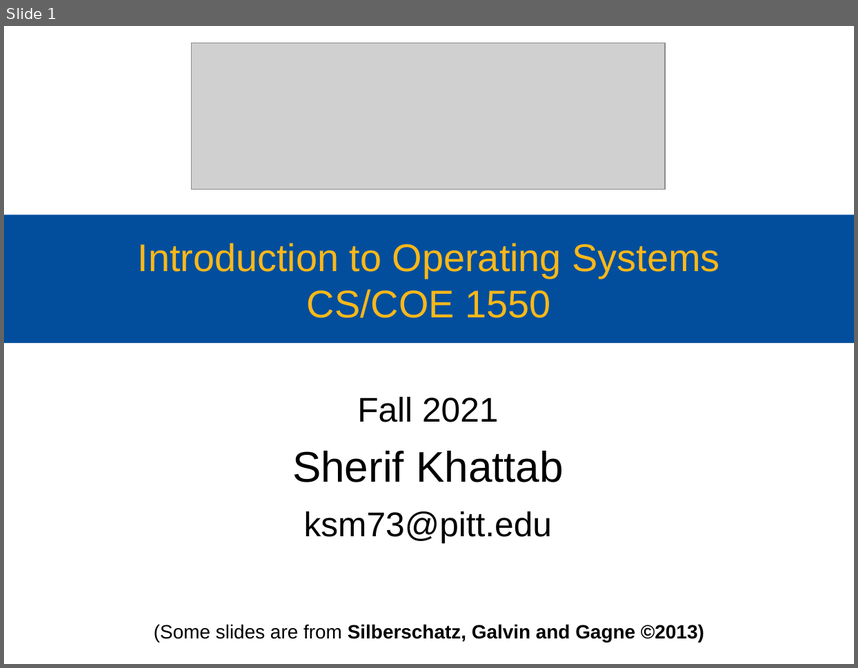
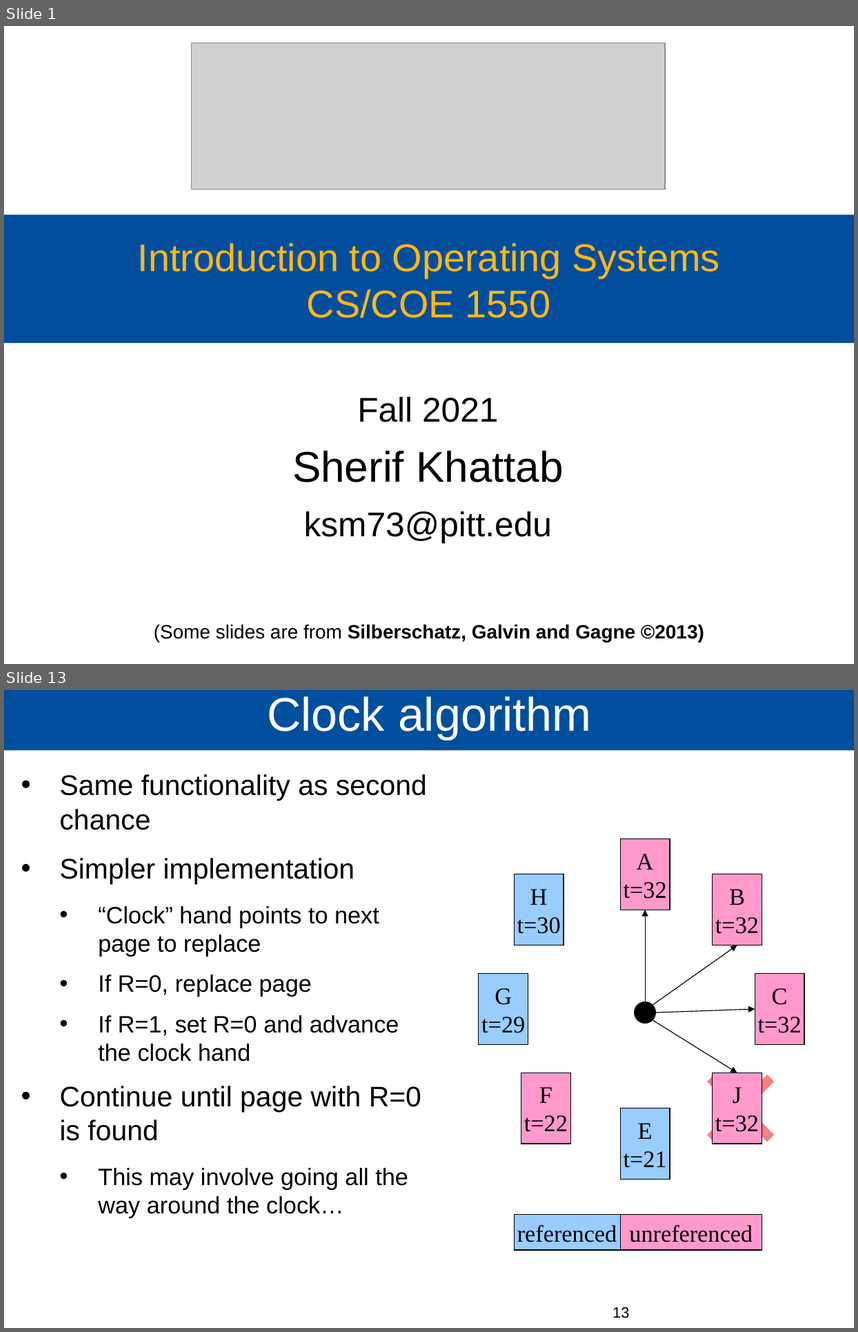
Before and after one commit to cs1550-2224/cs1550-code-handouts, a slide deck: DraftSlides/Lecture16.pptx. Shown one above the other, each under a label of ours: slide 1 before the commit, slides 1 and 13 after it; the slides between them are not shown. The pictures are 858x668 and 858x1332 pixels, drawn with LibreOffice and Linux fonts; fonts in the diff are those of the drawing; grey boxes stand for pictures. Boxes give left, top, right and bottom in pixels: in the first picture for what was removed or moved away, otherwise in the second. Text is boxed around its words. In the diff, an @@ line names an element or a change of style, - is before the commit and + after.

```diff
--- a/DraftSlides/Lecture16.pptx
+++ b/DraftSlides/Lecture16.pptx
@@ slide 13 added at (x1=4, y1=690, x2=854, y2=1328), background #FFFFFF @@
@@ title added at (x1=4, y1=690, x2=854, y2=751), fill #004F9E, 44 pt, text #FFFFFF @@
+Clock algorithm
@@ text added at (x1=60, y1=774, x2=427, y2=1217), 22.1 pt, text #000000 @@
+• Same functionality as second chance
+• Simpler implementation
+  • “Clock” hand points to next page to replace
+  • If R=0, replace page
+  • If R=1, set R=0 and advance the clock hand
+• Continue until page with R=0 is found
+  • This may involve going all the way around the clock…
@@ rectangle added at (x1=620, y1=839, x2=670, y2=910), fill #FF99CC, outline #000000 0.75 pt, 22.1 pt, text #000000 @@
+A
+t=32
@@ rectangle added at (x1=514, y1=874, x2=564, y2=945), fill #99CCFF, outline #000000 0.75 pt, 22.1 pt, text #000000 @@
+H
+t=30
@@ rectangle added at (x1=713, y1=874, x2=762, y2=945), fill #FF99CC, outline #000000 0.75 pt, 22.1 pt, text #000000 @@
+B
+t=32
@@ arrow added from (645, 1002) to (645, 910), #000000 0.75 pt @@
@@ arrow added from (653, 1005) to (737, 945), #000000 0.75 pt @@
@@ rectangle added at (x1=479, y1=973, x2=528, y2=1044), fill #99CCFF, outline #000000 0.75 pt, 22.1 pt, text #000000 @@
+G
+t=29
@@ rectangle added at (x1=755, y1=973, x2=804, y2=1044), fill #FF99CC, outline #000000 0.75 pt, 22.1 pt, text #000000 @@
+C
+t=32
@@ ellipse added at (x1=635, y1=1002, x2=657, y2=1023), fill #000000, outline #000000 0.75 pt @@
@@ arrow added from (653, 1020) to (737, 1073), #000000 0.75 pt @@
@@ arrow added from (656, 1012) to (755, 1009), #000000 0.75 pt @@
@@ plus added at (x1=681, y1=1048, x2=801, y2=1168), fill #FF0000 at 50% opacity @@
@@ rectangle added at (x1=522, y1=1073, x2=571, y2=1143), fill #FF99CC, outline #000000 0.75 pt, 22.1 pt, text #000000 @@
+F
+t=22
@@ rectangle added at (x1=713, y1=1073, x2=762, y2=1143), fill #FF99CC, outline #000000 0.75 pt, 22.1 pt, text #000000 @@
+J
+t=32
@@ rectangle added at (x1=620, y1=1108, x2=670, y2=1179), fill #99CCFF, outline #000000 0.75 pt, 22.1 pt, text #000000 @@
+E
+t=21
@@ rectangle added at (x1=514, y1=1214, x2=620, y2=1250), fill #99CCFF, outline #000000 0.75 pt, 22.1 pt, text #000000 @@
+referenced
@@ rectangle added at (x1=620, y1=1214, x2=762, y2=1250), fill #FF99CC, outline #000000 0.75 pt, 22.1 pt, text #000000 @@
+unreferenced
@@ page number added at (x1=613, y1=1307, x2=629, y2=1318), 14 pt, text #000000 @@
+13
```
Also in this commit, not shown: 3 slides changed, 15 other slides added, 4 other files.
